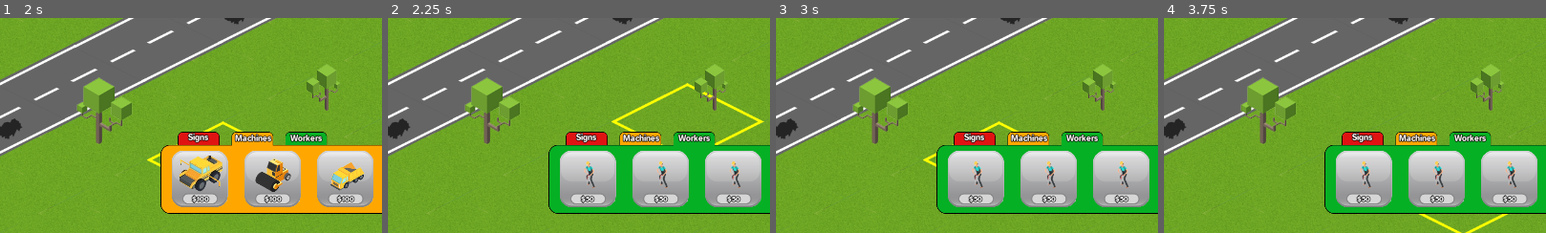
Above: before the commit, frames 1-4 (left to right).
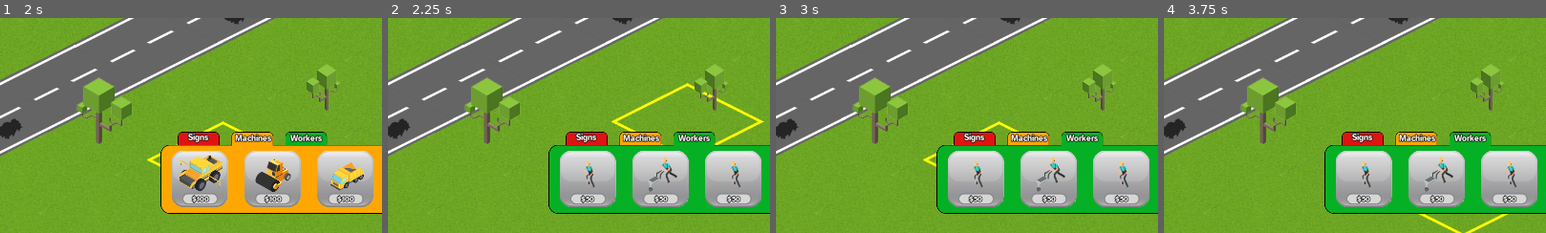
Above: after the commit, the same moments.

Repository: Machalord/Global-Game-Jam-2020
Game: Godot game, scene res://game.tscn
Two runs of this game, one before a commit and one after it. Both use one fixed random seed, a clock stepped at 60 frames per second and the inputs below. The project has no main scene, so this scene is started directly.
Inputs:
- Up to frame 1 (2 s): click "Signs" at 0.5 s; click "Machines" at 1.25 s
- Up to frame 2 (2.25 s): click "Workers" at 2 s
- Up to frame 3 (3 s): click "$50" at 2.75 s
- Up to frame 4 (3.75 s): click "$50" at 3.5 s
The pictures show only the part of the screen within x 50-100%, y 50-100%; the shares and areas given below are measured in that part.

Frame 1 is identical in both runs. In frame 2, 0.4% of the frame differs, in the area x 68-76%, y 64-81%; in frame 3, 0.4%; in frame 4, 0.4%.

Commit message:
obrero carretilla

Diff:
--- a/escenas/Hud.tscn
+++ b/escenas/Hud.tscn
@@ -17,6 +17,7 @@
 [ext_resource path="res://aplanadora.png" type="Texture" id=15]
 [ext_resource path="res://laQuePinta.png" type="Texture" id=16]
 [ext_resource path="res://cono.png" type="Texture" id=17]
+[ext_resource path="res://obrero carretilla.png" type="Texture" id=18]
 
 [sub_resource type="DynamicFont" id=1]
 size = 24
@@ -408,12 +409,13 @@
 margin_right = 286.0
 margin_bottom = 645.0
 price = 50
-tool_id = 1
+tool_id = 6
 texture = ExtResource( 14 )
 
 [node name="icon" parent="buttons/buttons3/button7" index="0"]
 scale = Vector2( 1, 1 )
-texture = ExtResource( 14 )
+texture = ExtResource( 18 )
+hframes = 2
 
 [node name="button6" parent="buttons/buttons3" instance=ExtResource( 11 )]
 margin_left = 286.0
--- a/game.gd
+++ b/game.gd
@@ -5,6 +5,7 @@
 var conoInstance = load("res://cono.tscn")
 var pintadoraInstance =load("res://laQuePinta.tscn")
 var obreromartilloInstance=load("res://obrero martillo.tscn")
+var obrerocarretillaInstance=load("res://obrero caretilla.tscn")
 
 # Called when the node enters the scene tree for the first time.
 func _ready():
@@ -43,7 +44,15 @@
 				add_child(spawn)
 		else:
 			match(id):
-				1:#sSI ES UN TILE DE BACHE
+				1:#SI ES UN TILE DE BACHE
+					if Global.herramienta == Herramienta.obreroCarretilla and Global.money > 10:#SI EN EL MENU SELECCIONAMOS LA REPARACION DE BACHES
+						Global.money -=10
+						Global.actionTimer = 0.2
+						var spawn = obrerocarretillaInstance.instance()
+						spawn.position = $TileMap.map_to_world(mapPos) + Vector2(0,64)
+						spawn.get_child(0).SetPosicion(mapPos)
+						add_child(spawn)
+
 					if Global.herramienta == Herramienta.volcador and Global.money > 10:#SI EN EL MENU SELECCIONAMOS LA REPARACION DE BACHES
 						Global.money -=50
 						Global.actionTimer = 0.2
@@ -82,4 +91,5 @@
 	pintadora = 3,
 	cono = 4,
 	volcador = 5
+	obreroCarretilla=6
 }
--- a/game.tscn
+++ b/game.tscn
@@ -278,7 +278,6 @@
 
 [node name="CollisionShape2D" type="CollisionShape2D" parent="CameraControl/Areaup"]
 position = Vector2( -4.32611, 315.236 )
-
 shape = SubResource( 3 )
 
 [node name="Areadown" type="Area2D" parent="CameraControl"]
Not shown: 1 places in escenas/Hud.tscn that only renumber resources
